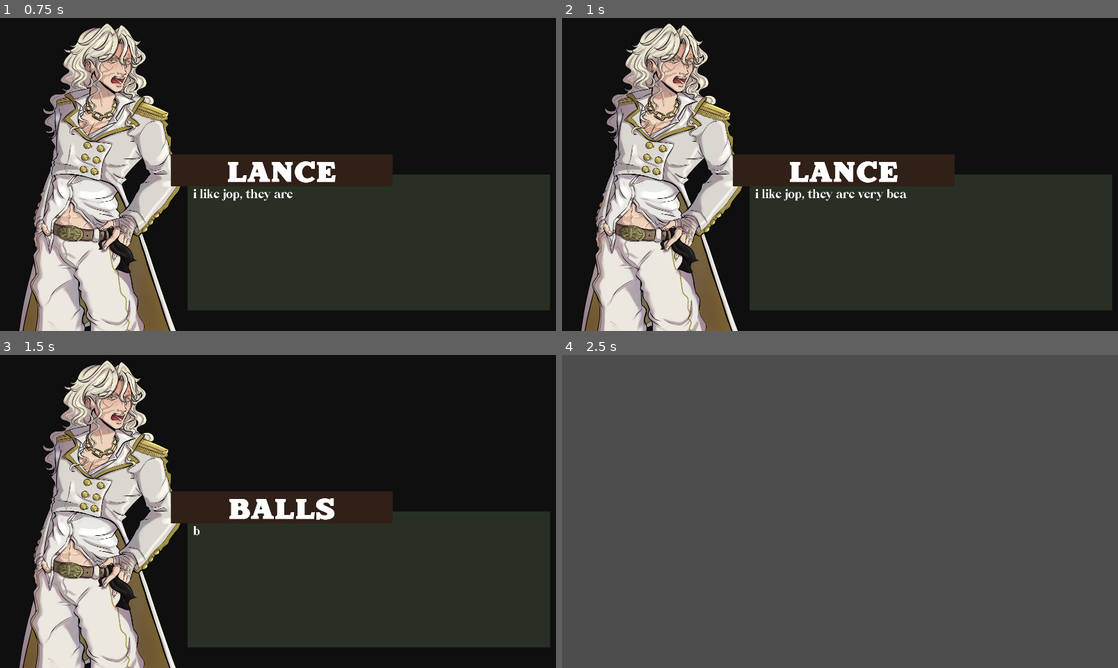
Above: before the commit, frames 1-4 (two rows, left to right).
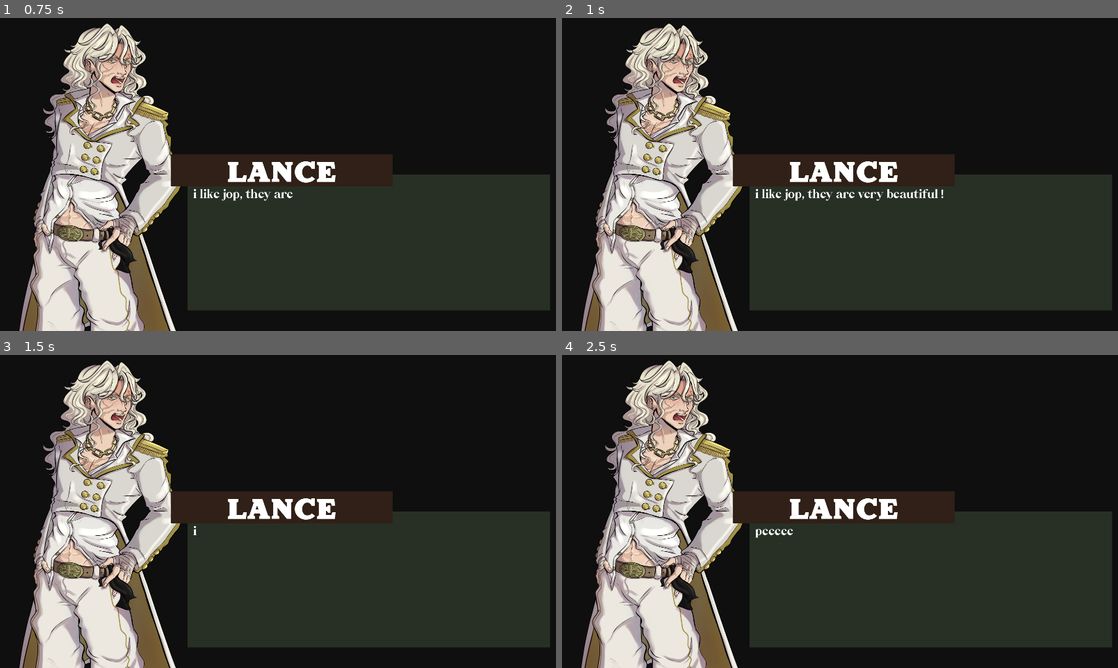
Above: after the commit, the same moments.

Repository: z3roco01/2025-skills-game
Game: Godot game, scene res://scenes/dialogue_instance.tscn
Same seed, same stepped clock (60 frames per second), same inputs: the game is played once before the commit and once after it. This scene is started directly instead of the project's main scene.
Inputs (mouse positions are in pixels of both pictures, inside the frame that each line leads up to):
- Up to frame 1 (0.75 s): hold D (right) from 0.53 s (still down); tap Shift (dash) at 0.6 s; click (278, 174) at 0.67 s
- Up to frame 2 (1 s): keep holding D (right)
- Up to frame 3 (1.5 s): move the mouse to (166, 527) at 1.27 s; release D (right) at 1.28 s; hold S (back) from 1.28 s (still down); click (166, 527) at 1.35 s
- Up to frame 4 (2.5 s): move the mouse to (895, 442) at 2.02 s; release S (back) at 2.03 s; hold D (right) from 2.03 s (still down); right-click (895, 442) at 2.1 s; click (895, 442) at 2.17 s

Frame 1 is identical in both runs. In frame 2, less than 0.1% of the frame differs, in the area x 61-69%, y 54-58%; in frame 3, 0.6%; in frame 4, 99%, in the area x 0-100%, y 0-100%.

Commit message:
fix dialogue clicking

Diff:
--- a/scenes/dialogue_instance.tscn
+++ b/scenes/dialogue_instance.tscn
@@ -83,6 +83,7 @@
 offset_top = -71.0
 offset_right = 709.0
 offset_bottom = 40.0
+mouse_filter = 1
 theme_override_styles/panel = SubResource("StyleBoxFlat_ftgqt")
 
 [node name="nameText" type="Label" parent="dialoguePanel/namePanel"]
@@ -92,6 +93,7 @@
 anchor_bottom = 1.0
 grow_horizontal = 2
 grow_vertical = 2
+mouse_filter = 1
 theme_override_fonts/font = ExtResource("4_7q4ue")
 theme_override_font_sizes/font_size = 98
 text = "CLEMENTINE"
--- a/scripts/dialogue_instance.gd
+++ b/scripts/dialogue_instance.gd
@@ -15,7 +15,7 @@
 @onready var nextCharTimer = $nextCharTimer
 
 # the script containing the script with the markup
-@export var dialogueScript = "[name LANCE] i like [$name], [$subject] [$is] very [dec pretty|handsome|beautiful] [expr content]! [nb][name BALLS] but i hate [$object] [expr anger]"
+@export var dialogueScript = "[name LANCE] i like [$name], [$subject] [$is] very [dec pretty|handsome|beautiful] [expr content]! [nb] peeeee[nb][name BALLS] but i hate [$object] [expr anger]"
 # a dictionary that holds all the variables used in dialogue
 var dialogueVariables = {}
 # an array which holds all the dialogue boxes, in the order they play in
@@ -82,7 +82,8 @@
 func showBox(text: String, expressionId: String, nameText: String) -> void:
 	dialogueTextNode.text = ""
 	textToShow = text
-	nameTextNode.text = nameText
+	if(!nameText.is_empty()): # only set name when it is being changed
+		nameTextNode.text = nameText
 	curTextIdx = 0
 	changeExpression(expressionId)
 	nextCharTimer.start()
@@ -92,12 +93,16 @@
 	returnArray[0] = dialogueVariables[varName]
 
 func _on_gui_input(event: InputEvent) -> void:
-	if(event is InputEventMouseButton):
-		if(curDialogueBox < dialogueBoxCount):
-			dialogueBoxes[curDialogueBox].show()
-			curDialogueBox += 1
-		else:
-			queue_free()
+	if(event is InputEventMouseButton and !event.is_pressed()): # on mouse button release
+		print("Fart")
+		if(textToShow == dialogueTextNode.text): # if the text box is completely shown
+			if(curDialogueBox < dialogueBoxCount):
+				dialogueBoxes[curDialogueBox].show()
+				curDialogueBox += 1
+			else:
+				queue_free()
+		else: # comptely show all text
+			dialogueTextNode.text = textToShow
 
 # this class holds all the information about a dialogue box
 # such as the text to display and the expression to set
@@ -116,7 +121,7 @@
 	# the default expression that it will default to
 	var defaultExpression: String
 	# the name being shown
-	var nameText: String
+	var nameText = ""
 
 	# create the regex and format the text
 	func _init() -> void:
@@ -135,7 +140,6 @@
 			var matched = result.get_string()
 			# strip the brackets from the matched string
 			matched = matched.lstrip("[").rstrip("]")
-			print(matched)
 
 			# now find which type of tag it is
 			# if it starts with a $ then its a varaible tag
